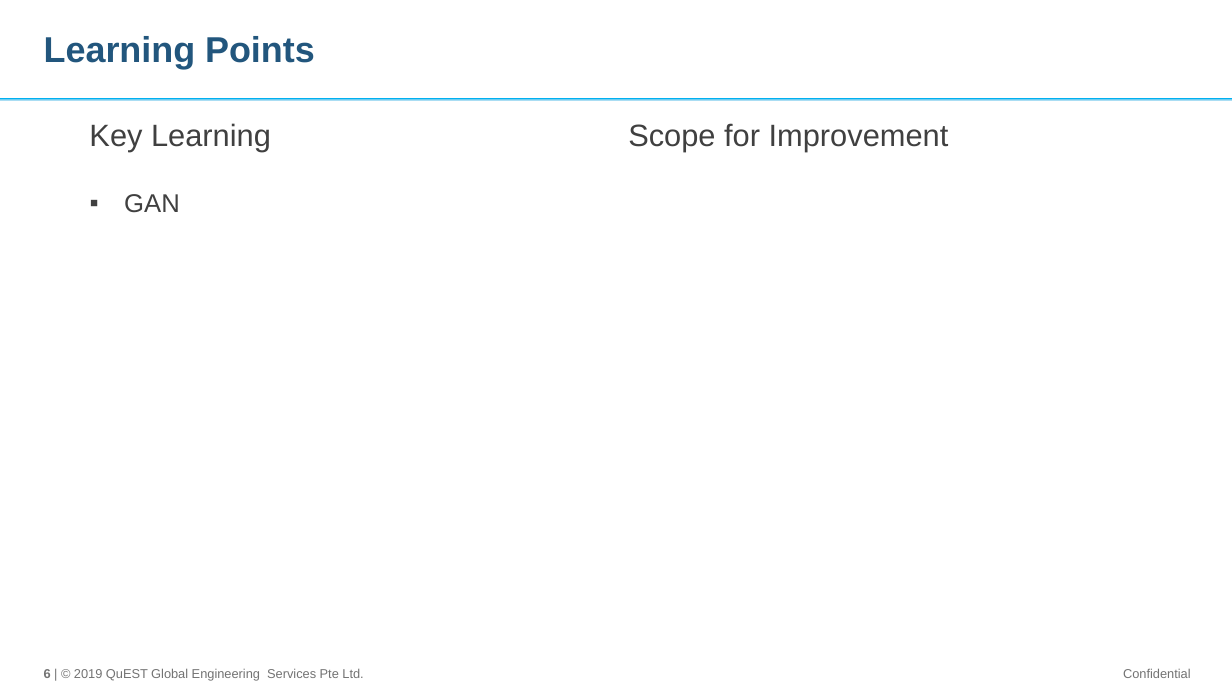
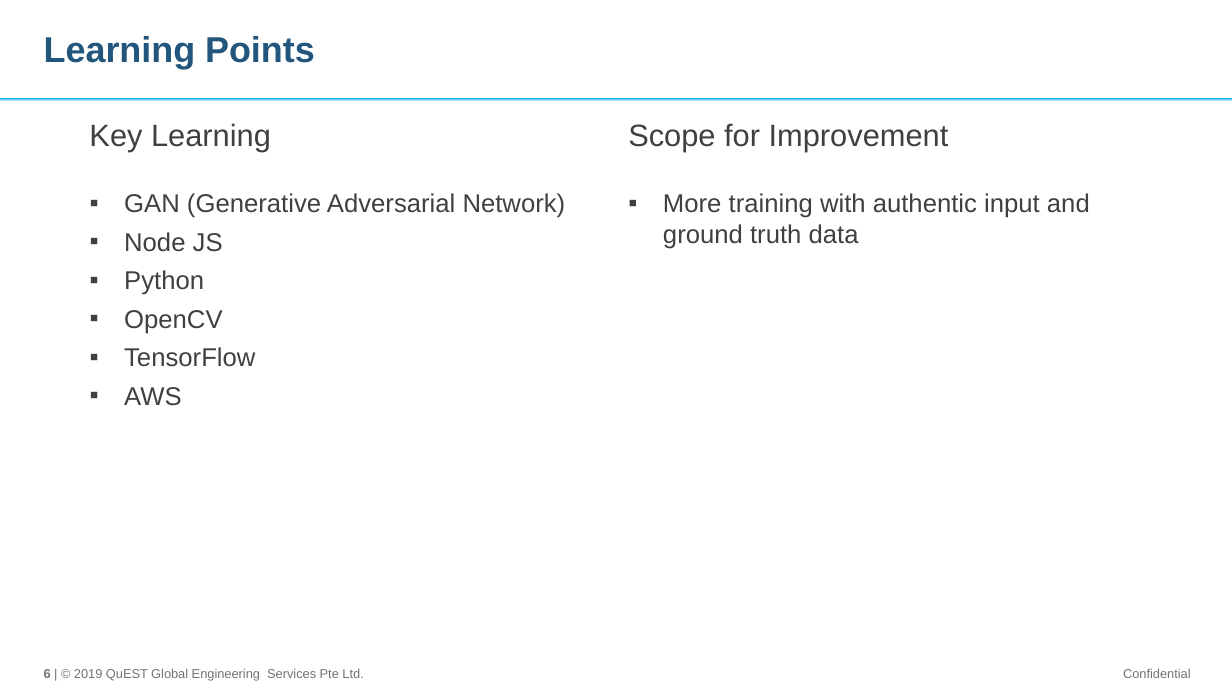
Before and after one commit to vishnurapps/BlueBytes, a slide deck: slide 6 of Doc/HackathonFY19-PresentationTemplate.odp. Drawn at 1232x693 pixels with LibreOffice and Linux fonts; fonts in the diff are those of the drawing; background and template pictures are left out. Boxes give left, top, right and bottom in pixels: in the first picture for what was removed or moved away, otherwise in the second. Text is boxed around its words. In the diff, an @@ line names an element or a change of style, - is before the commit and + after.

```diff
--- a/Doc/HackathonFY19-PresentationTemplate.odp
+++ b/Doc/HackathonFY19-PresentationTemplate.odp
@@ text at (x1=124, y1=193, x2=566, y2=406): text changed @@
-▪ GAN
+▪ GAN (Generative Adversarial Network)
+▪ Node JS
+▪ Python
+▪ OpenCV
+▪ TensorFlow
+▪ AWS
@@ text added at (x1=663, y1=193, x2=1090, y2=249), 20 pt, text #404040 @@
+▪ More training with authentic input and ground truth data
```
Also in this commit, not shown: 4 other slides changed, 1 other file.
